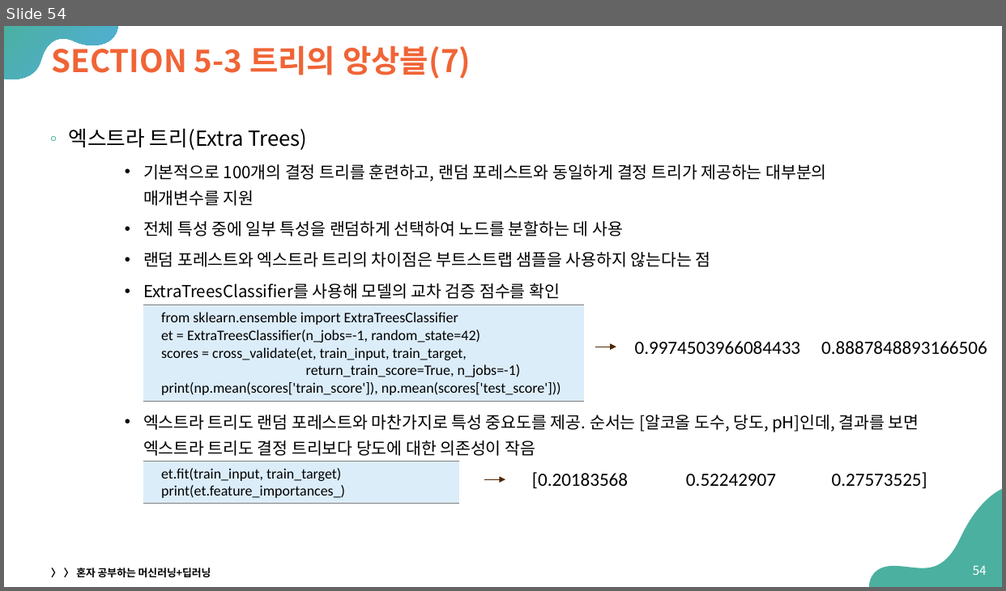
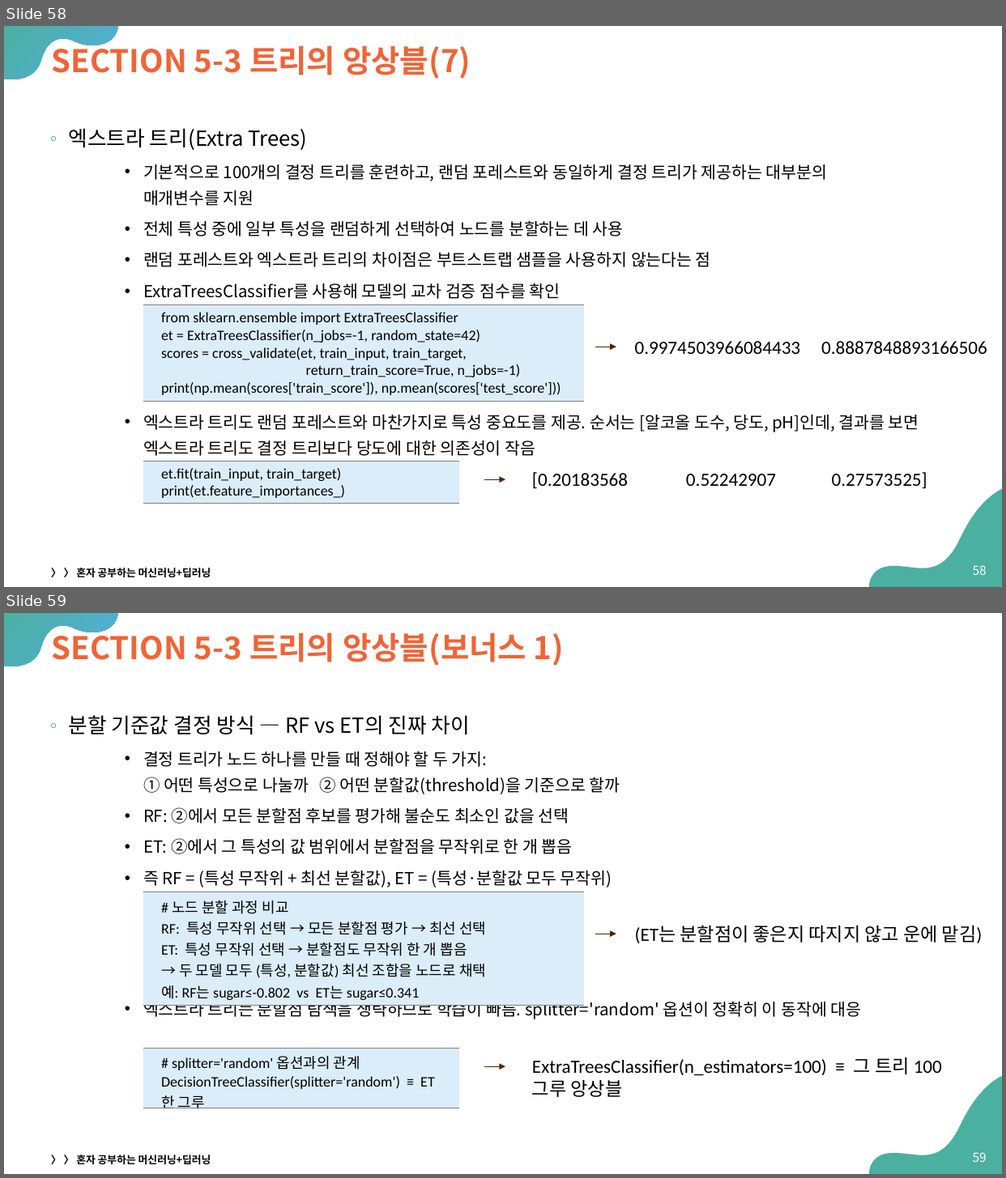
Before and after one commit to Sangdon-Park/Sangdon-Park.github.io, a slide deck: data/인공지능/05_트리_알고리즘.pptx. Shown one above the other, each under a label of ours: slide 54 before the commit, slides 58 and 59 after it. The pictures are 1006x591 and 1006x1178 pixels, drawn with LibreOffice and Linux fonts; fonts in the diff are those of the drawing. Boxes give left, top, right and bottom in pixels: in the first picture for what was removed or moved away, otherwise in the second. Text is boxed around its words. In the diff, an @@ line names an element or a change of style, - is before the commit and + after.

Commit message:
feat: update ai chapter 5 tree algorithm materials

```diff
--- a/data/인공지능/05_트리_알고리즘.pptx
+++ b/data/인공지능/05_트리_알고리즘.pptx
@@ slide 59 added at <box>4,613,1002,1174</box>, background #FFFFFF; not listed: 2 template elements that a slide beside it also shows @@
@@ title added at <box>51,628,564,666</box>, 30 pt, text #F06436, bold @@
+SECTION 5-3 트리의 앙상블(보너스 1)
@@ text added at <box>69,715,862,1020</box>, 16 pt, text #000000 @@
+◦ 분할 기준값 결정 방식 — RF vs ET의 진짜 차이
+    • 결정 트리가 노드 하나를 만들 때 정해야 할 두 가지:
+      ① 어떤 특성으로 나눌까 ② 어떤 분할값(threshold)을 기준으로 할까
+    • RF: ②에서 모든 분할점 후보를 평가해 불순도 최소인 값을 선택
+    • ET: ②에서 그 특성의 값 범위에서 분할점을 무작위로 한 개 뽑음
+    • 즉 RF = (특성 무작위 + 최선 분할값), ET = (특성·분할값 모두 무작위)
+    • 엑스트라 트리는 분할점 탐색을 생략하므로 학습이 빠름. splitter='random' 옵션이 정확히 이 동작에 대응
@@ table added at <box>143,892,584,1138</box>, 1 rows, 1 columns @@
+# 노드 분할 과정 비교 / RF: 특성 무작위 선택 → 모든 분할점 평가 → 최선 선택 / ET: 특성 무작위 선택 → 분할점도 무작위 한 개 뽑음 / → 두 모델 모두 (특성, 분할값) 최선 조합을 노드로 채택 / 예: RF는 sugar≤-0.802 vs ET는 sugar≤0.341
@@ text added at <box>635,925,982,943</box>, 18 pt, text #000000 @@
+(ET는 분할점이 좋은지 따지지 않고 운에 맡김)
@@ arrow added from (595, 934) to (616, 934), #4D2702 0.75 pt @@
@@ table added at <box>143,1049,459,1174</box>, 1 rows, 1 columns @@
+# splitter='random' 옵션과의 관계 / DecisionTreeClassifier(splitter='random') ≡ ET 한 그루
@@ arrow added from (484, 1067) to (505, 1067), #4D2702 0.75 pt @@
@@ text added at <box>532,1058,910,1097</box>, 18 pt, text #000000 @@
+ExtraTreesClassifier(n_estimators=100) ≡ 그 트리 100그루 앙상블
@@ text added at <box>51,1155,211,1165</box>, 10 pt, text #000000, bold @@
+〉 〉 혼자 공부하는 머신러닝+딥러닝
@@ page number added at <box>973,1152,987,1162</box>, 12 pt, text #FFFFFF @@
+59
@@ what was slide 54 is now slide 58 @@
@@ page number at <box>973,565,987,575</box>: text changed @@
-54
+58
```
Also in this commit, not shown: 11 other slides added, 1 other file.
